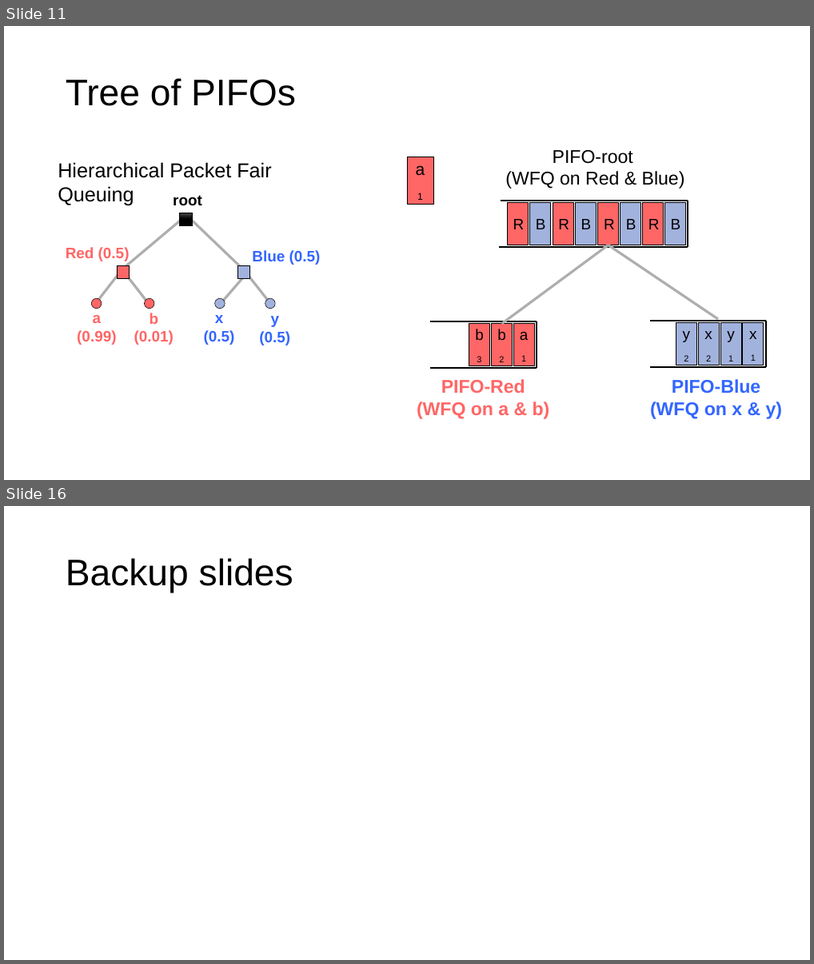
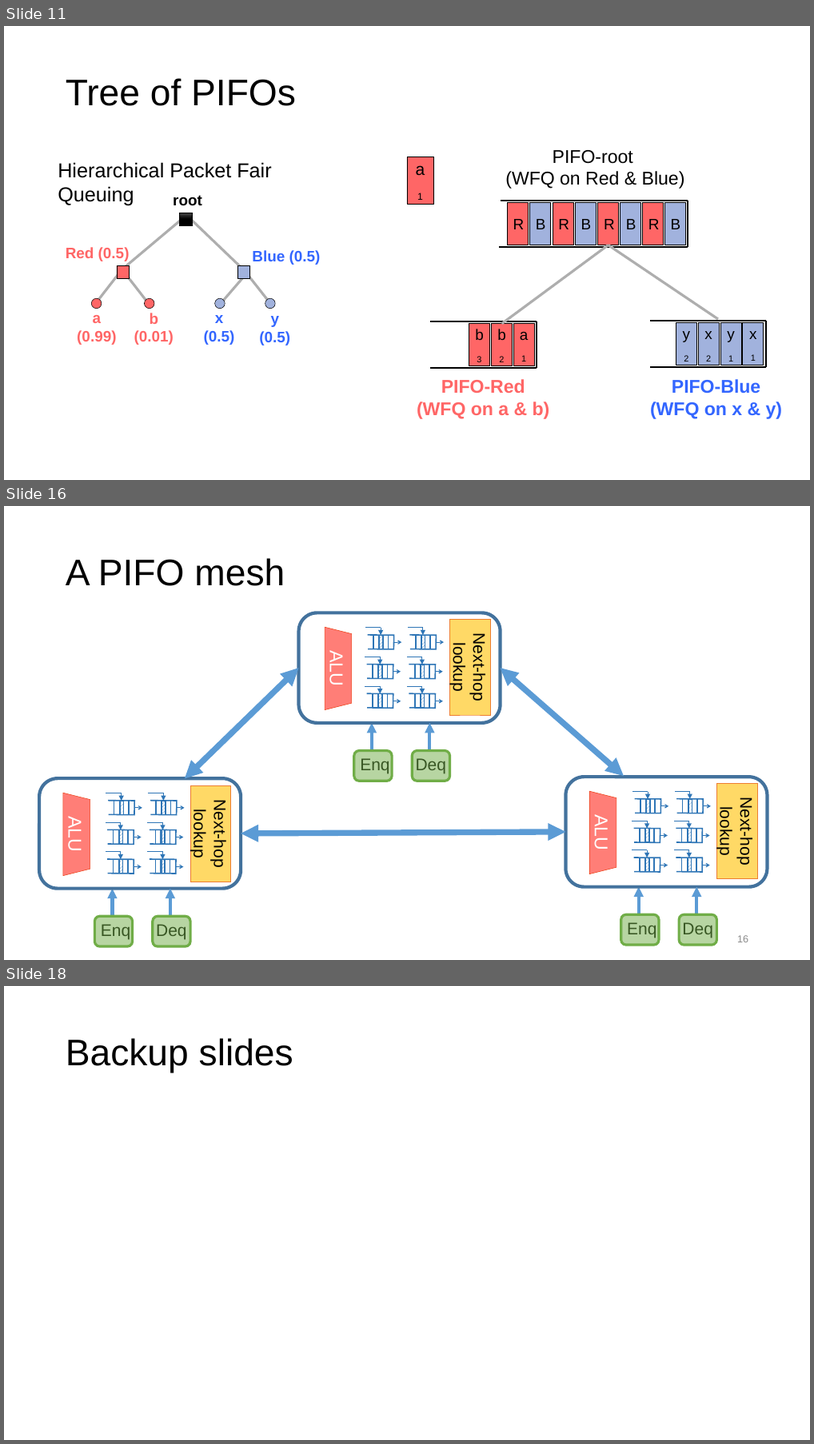
Before and after one commit to anirudhSK/pifo-domino-marple-ppts, a slide deck: pifo_sigcomm.pptx. Shown one above the other, each under a label of ours: slides 11 and 16 before the commit, slides 11, 16 and 18 after it; the slides between them are not shown. The pictures are 814x964 and 814x1444 pixels, drawn with LibreOffice and Linux fonts; fonts in the diff are those of the drawing. Boxes give left, top, right and bottom in pixels: in the first picture for what was removed or moved away, otherwise in the second. Text is boxed around its words. In the diff, an @@ line names an element or a change of style, - is before the commit and + after.

Commit message:
Add PIFO mesh slides from Mohammad's CISCO talk

```diff
--- a/pifo_sigcomm.pptx
+++ b/pifo_sigcomm.pptx
@@ slide 16 added at bbox=[4, 506, 810, 960], background #FFFFFF @@
@@ title added at bbox=[66, 558, 285, 586], 44 pt, text #000000 @@
+A PIFO mesh
@@ rectangle added at bbox=[450, 620, 491, 716], fill #FFD966, outline #ED7D31 0.5 pt, 20 pt, text #000000 @@
+Next-hop lookup
@@ trapezoid added at bbox=[325, 627, 352, 710], fill #FF7E77, outline #EC4016 0.5 pt, 22 pt, text #FFFFFF @@
+ALU
@@ double arrow added from (299, 668) to (185, 778), #5B9BD5 7 pt @@
@@ double arrow added from (501, 668) to (624, 776), #5B9BD5 7 pt @@
@@ group added at bbox=[299, 613, 501, 780]: 30 lines, 14 arrows, 6 freeform shapes, 6 rectangles, 3 rounded rectangles, 2 texts @@
+Enq
+Deq
@@ rectangle added at bbox=[190, 785, 231, 881], fill #FFD966, outline #ED7D31 0.5 pt, 20 pt, text #000000 @@
+Next-hop lookup
@@ rectangle added at bbox=[718, 783, 758, 879], fill #FFD966, outline #ED7D31 0.5 pt, 20 pt, text #000000 @@
+Next-hop lookup
@@ double arrow added from (241, 833) to (566, 832), #5B9BD5 7 pt @@
@@ group added at bbox=[39, 778, 241, 947]: 30 lines, 14 arrows, 6 freeform shapes, 6 rectangles, 3 rounded rectangles, 2 texts, 1 trapezoid @@
+Enq
+ALU
+Deq
@@ group added at bbox=[566, 776, 767, 944]: 30 lines, 14 arrows, 6 freeform shapes, 6 rectangles, 3 rounded rectangles, 2 texts, 1 trapezoid @@
+Enq
+ALU
+Deq
@@ page number added at bbox=[738, 935, 749, 942], 12 pt, text #8C8C8C @@
+16
@@ what was slide 16 is now slide 18 @@
```
Also in this commit, not shown: 4 slides changed, 1 other slide added.
